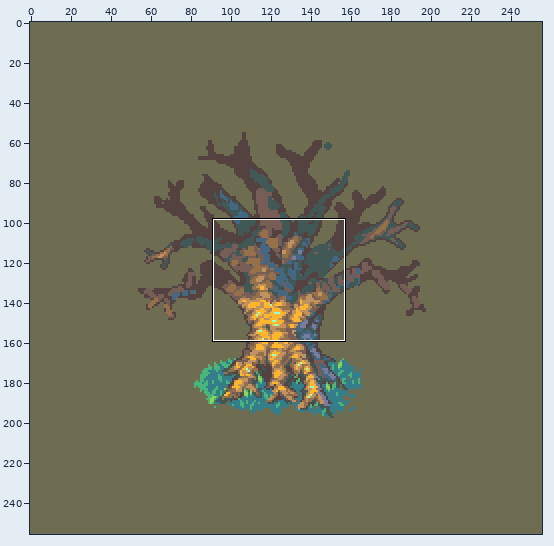
Two versions of one sprite sheet, images/experimental/rpg/tree-trunk.png. Above, an overview of the earlier version with the close-up marked.
Close-up. Old version:
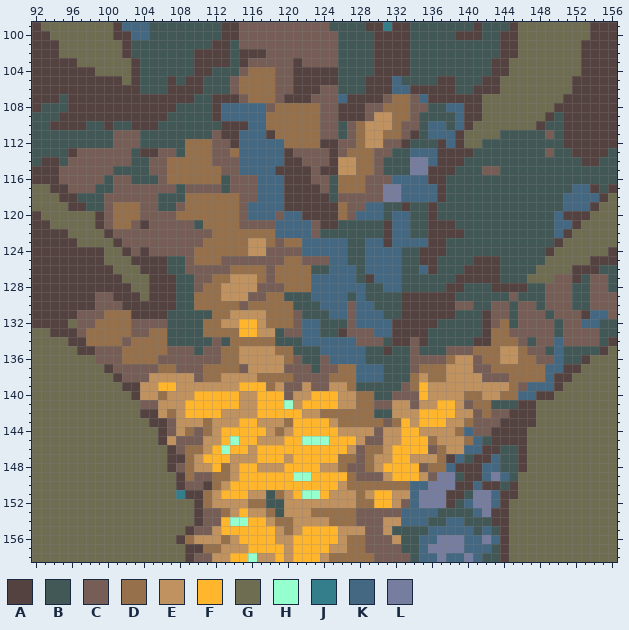
The file is 256x256 pixels. Shown: x 92..156, y 99..158.
Palette (. is transparent): A #544241  B #425857  C #765d56  D #96704a  E #c0925f  F #ffb62d  G #6f6d51  H #95ffcd  J #347e8c  K #446782  L #777d9f
Pixels before (only the part around the change), first column x 92:
 99 AGGGGGGGGAKKKBBBBBBBBAACCCCCCCCCCBBBBAAJAABBBBBBBABBBAGGGGGGGGAAA
100 AAGGGGGGGAAKKBBBBBBBBAACCCCCCCCCCCBBBBAAAABBBBBAAABBAAGGGGGGGGAAA
101 AAAGGGGGGGABBBBBBBBBAABCCCCCCCCCCCBBBBAAAABBBBBBBBBBAAGGGGGGGAAAA
102 AAAGGGGGGGABBBBBBBAAAABAAACCCCCCCCBBBBAAAABBBBBBBBBBAAGGGGGGGAAAA
103 AAAAAGGGGGGABBBBBBAAAABACCCCCACCCCBBBBAAAABBBBBBBBBAAGGGGGGGGAAAA
104 AAAAAAAGGGGABBBBBBAABBBCDDDCCAAAAABBBBAAAABBBBBBBBBAAGGGGGGGGAAAA
105 AAAAAAAAAAGABBBABAABBBCDDDDCCAAAAABBBAAAKBBBBAABBBAAGGGGGGGGAAAAA
106 AAAAAAAAAAAABBBAAAABBBCDDDDCCAAACCBBBAAAKKAAAAABBAAAGGGGGGGGAAAAA
107 AAABAAAAAAAAAAAAAABBAAACDDDCAAACCCKAAAACDDCKAAAAAAGGGGGGGGGAAAAAA
108 ABBBAAAAAAAAAAAABBBBAKKKKKCDDDDDCCAAACCDDDCCBBKKAAGGGGGGGGAAAAAAA
109 BBBAAAAAAAAAAAABBBBBAKKKKKDDDDDDCCAAACEEDDCBBBBKAAGGGGGGGABAAAAAA
110 BBAAAABBABBAAABBBBBBBAAAKKDDDDDDCCBCDEEEDCCBKKBKAGGGGGGGABBAAAAAA
111 BBBBBBBBBCCCBBBBBBBBCAAKKKADDDDDCCBCDEEDDCABKKKAGGGGBBBBBCBAAAAAA
112 BBBBBBBBBCCCBBBBBDDDCCAKKKKKDDDDAACCDEECCABBBAKAGGBBBBBBBBBAAAAAA
113 BBBBACCCCCCBAACCBDDDCCDKKKKKACCCCACDDDCCBBKKKAAAABBBBBBBBCBBAAAAB
114 BAABCCCCCCCBBCCDDDDDCCCKKKKKAACCCAEEDDCBBBLLKAAABBBBBBBBBBBBBAABB
115 AAACCCCCCBBBBCCDDDDDDCCKKKKAAAACAAEEDDCBBBLLAAABBBCCBBBBBBBBBBBBB
116 AAACCCCCBCCBBBCDDDDDDBCCCKKKAAACCBDDDCCCKKKKAABBBBBBBBBBBBBBBBBBB
117 GGAACCCBBCCCCCCCBCCCCBCCCKKKAAAACBDDDCCLLKKKKABBBBBBBBBBBBBBKKABA
118 GGGAABBBCCCCCCBBBDDDDDDCCKKKAAAAABCCCCCLLKKKKABBBBBBBBBBBBBKKKKAG
119 GGGGAABBCDDDCCBBCDDDDDDCKKKKAAAAAADCCKKBBABBABBBBBBBBBBBBBBKKKAGG
120 AGGGGGGACDDDCCCCDDDDDDDCKKKCKKAAAADCKKKBKKBBABBBBBBBBBBBBBKAAAGGG
121 AAGGGGGACDDCACCCCCBDDDDCCCCKKKKCAABBBBBAKKBBAAABBBBBBBBBBBKKAGGGG
122 AAAAGGGGACCCCCCCCCCCDDDDDDDKKKKCBBBBBBBAKKBBAAAABBBBBBBBBBKAGGGGG
123 AAAAAGGGGACCCCCCCCCDDDDDEEDCDDKKKKKBBKKAKKKKAABBBBBBBBBBBBAGGGGGG
124 AAAAAAAAGGACACCCCCDDDDDDEECCCCKKKKKBBKKKKBBAAABBBBBBBBBBBAGGGGGGA
125 AAAAAAAAGGGAAAABBCDDDCCCCCCCDDCCCKKBBKKKKBBAABBBBAAABBBBBGGGGGAAA
126 AAAAAAAAAGGGAAABBCCCCCDDDDCDDDDBBKKKBKKKKBBKABBBAAAABBBBGGGGAAABB
127 AAAAAAAAAAGGGAAABBCCDDEEEDCDDDDKKKKKBAKKKBBBBBBAAAAABBBGGGCCABCCB
128 AAAAAAAAAAAGGAAABBCDDEEEECCCDDDKKKKKKBBKKBBBBBAABBBAAAABBCCCBBCCB
129 AAAAAAACCAAAGAAABBDDDEEECCDDBBBKKKKBKBBBBAAAAAABBBBBBCBBBCCCBBCCC
130 AAAAAAACCCAAAAAABBDDDDDCDDDDDBBBKKKCKKBBBAAAAAACCBBCCBCCBCCCBBCCC
131 AAAAACCCDDDAAAABBBBBDDEEEEDDDCBBBKKCKKKBBAAAAAABBBACCBCCCBCCCAKKC
132 AAAAGCCDDDDCCCCBBBBDDEEFFEDDDCKKBBBCKKKKAAAAABBBBBACDBCCCCBCCKKBB
133 GGAAACDDDDDCCDDBBBBDDDDFFEEBCCKKBBACCCKKAAAABBBBBBADDCCCCCBCCCCBB
134 GGGGAADDDDCDDDDBBBBBCBDDDDDBBBKKKKKKCCCBAACABBBBBAADDDCBCCKCCCCBA
135 GGGGGAACCCDDDDDCCCBCCDDEEEEDDBBBKKKKKBBABBCBBBCCCDDDEEDCCBKBBBBAG
136 GGGGGGGCCCDDDDCCCCCCCDDEEEEEDCBBCKKKKBBBBBCCCCDEECDDEEDDCCKBBAGGG
137 GGGGGGGGACCCCCDDCCCDDDDCEEEECCCBCCDDKKKBBBCDDDEEECCDDDDDDKKAAGGGG
138 GGGGGGGGGACCCEEEEECDDEEEEDDDDCCCCDDDKKKBBBDEDDEEEECCCDDDDKAAGGGGG
139 GGGGGGGGGGAAEEFFEEEEEEEFFFDECCECCEEDBBBBBCDFEEEEEEEEEDCKKKAGGGGGG
140 GGGGGGGGGGGAEEDEEEFFFFFEEFFFCEEFFFEEDDBBCCCFEEEEDDEEDDKKAAGGGGGGG
141 GGGGGGGGGGGGCCEEEFFFFFFEEFFFHEFFFFEEDDCCEECEEFFECDDBBBAAGGGGGGGGG
142 GGGGGGGGGGGGAAEDEFFFFEEEEFFFFFEEDDDDDDBBEEEFFFFEECDCCAAAGGGGGGGGG
143 GGGGGGGGGGGGGAACEEEDEEEFFEEEDFFFFEDDDDDCDFEFFFEEDCCCAAAAGGGGGGGGG
144 GGGGGGGGGGGGGGACEDCDEFFFFFEDEFFFFFEEEECEEFFEEEEDKCCAAAAGGGGGGGGGG
145 GGGGGGGGGGGGGGAECCCEEFHFFEEEFFHHHFFFECCEEFFFDEEEDKBAAAAGGGGGGGGGG
146 GGGGGGGGGGGGGGGACDDEFHFFEFFFFFFFFFFECDDEFFFFCDEEKKAABBAGGGGGGGGGG
147 GGGGGGGGGGGGGGGAADEFFFEEEFFFEFFFFFDDCDEEFFEEEDAKBAAKBBAGGGGGGGGGG
148 GGGGGGGGGGGGGGGACDEEFDEFFEEEFFFFEEDCCDEFFFFCDDKAAAKKBBAGGGGGGGGGG
149 GGGGGGGGGGGGGGGGADCCDDEFFFFFFHHFFFFDCCCEFFFECLLBAAKLKBGGGGGGGGGGG
150 GGGGGGGGGGGGGGGGACCADEFFFFFFFFFFFFEDDDDDDDKKLLLAAKAABAGGGGGGGGGGG
151 GGGGGGGGGGGGGGGGJAADEFFFEEBDEFHHFEEEDEFFEEKLLLAABLLKAAGGGGGGGGGGG
152 GGGGGGGGGGGGGGGGGGADEEEEDDBBEEEEEEEEDDFFECKLLLABKLLKAGGGGGGGGGGGG
153 GGGGGGGGGGGGGGGGGGACCDEFEEDBEEEDDDDDCCCCCKKKKBBBBKLAAGGGGGGGGGGGG
154 GGGGGGGGGGGGGGGGGGACCFHHFFEDDEEEEDDDCCCEEKKKBBKKBBBAAGGGGGGGGGGGG
155 GGGGGGGGGGGGGGGGGACCEFFFFFFEDEFFFFEEECCEBBBBKKKKKBKBAGGGGGGGGGGGG
156 GGGGGGGGGGGGGGGGADEEEDEFFFFEEFFFFFEDDCCCEBBKKLLLKKLKAGGGGGGGGGGGG
Now the later version:
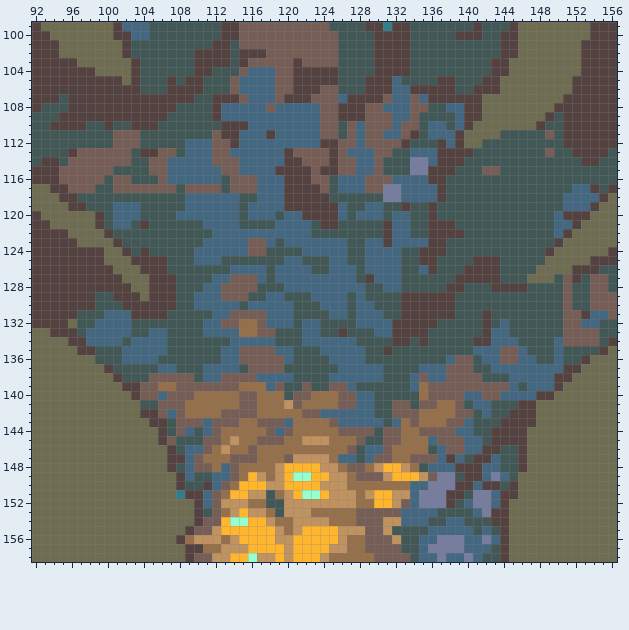
From the commit log: Tweaked shading on rpg tree trunk, and made big detritus rocks better match cliff rocks.
Difference:
Changed rows in their new state; - is an unchanged pixel.
first column x 97:
104 -------------------KKK--------------------------------
105 ------------------KKKK--------------------------------
106 ------------------KKKK--------------------------------
107 -------------------KKK-------------KK-----------------
108 ----------------------KKKKK-------KKK-----------------
109 ---------------------KKKKKK------CCKK-----------------
110 ---------------------KKKKKK----KCCCK------------------
111 ----------------------KKKKK----KCCKK------------------
112 ------------KKK--------KKKK----KCC--------------------
113 ------------KKK--K------------KKK---------------------
114 ----------KKKKK--------------CCKK---------------------
115 ----------KKKKKK-------------CCKK---------------------
116 ----------KKKKKK-------------KKK----------------------
117 -----------------------------KKK----------------------
118 ---BBBBBB---KKKKKKBB---------BBBBB--------------------
119 ---BKKKBB--BKKKKKKB----------KBB----------------------
120 ---BKKKBBBBKKKKKKKB---B------KB-----------------------
121 ---BKKB-BBBBB-KKKKBBBB----B---------------------------
122 ----BBBBBBBBBBBKKKKKKK----B---------------------------
123 -----BBBBBBBBBKKKKKCCKBKK-----------------------------
124 ------B-BBBBBKKKKKKCCBBBB-----------------------------
125 ------------BKKKBBBBBBBKKBBB--------------------------
126 ------------BBBBBKKKKBKKKK----------------------------
127 -------------BBKKCCCKBKKKK---------------------------B
128 -------------BKKCCCCBBBKKK--------------------------BB
129 --BB---------KKKCCCBBKK-------------------------B---BB
130 --BBB--------KKKKKBKKKKK------B-----------BB--BB-BB-BB
131 BBBKKK---------KKCCCCKKKB-----B---------------BB-BBB-B
132 BBKKKKBBBB----KKCCDDCKKKB-----B---------------BK-BBBB-
133 BKKKKKBBKK----KKKKDDCC-BB-----BBB-------------KKBBBBB-
134 -KKKKBKKKK-----B-KKKKK---------BBB---B--------KKKB-BB-
135 --BBBKKKKKBBB-BBKKCCCCKK-------------B---BBBKKKCCKBB--
136 --BBBKKKKBBBBBBBKKCCCCCKB--B---------BBBBKCCBKKCCKKBB-
137 ----BBBBBKKBBBKKKKBCCCCBBB-BBKK------BKKKCCCBBKKKKKK--
138 -----BBBCCCCCBKKCCCCKKKKBBBBKKK------KCKKCCCCBBBKKKK--
139 -------CCDDCCCCCCCDDDKCBBCBBCCK-----BKDCCCCCCCCCKB----
140 -------CCKCCCDDDDDCCDDDBCCDDDCCKK--BBBDCCCCKKCCKK-----
141 -------BBCCCDDDDDDCCDDDECDDDDCCKKBBCCBCCDDCBKK--------
142 ---------CKCDDDDCCCCDDDDDCCKKKKKK--CCCDDDDCCBKBB------
143 ----------BCCCKCCCDDCCCKDDDDCKKKKKBKDCDDDCCKBBB-------
144 ----------BCKBKCDDDDDCKCDDDDDCCCCBCCDDCCCCK-BB--------
145 ----------CBBBCCDEDDCCCDDEEEDDDCBBCCDDDKCCCK----------
146 -----------BKKCDEDDCDDDDDDDDDDCBKKCDDDDBKCC-----------
147 ------------KCDDDCCCDDDCEEEEDKKBKCCDDCCCK-------------
148 -----------BKCCDKCDDDD--------------EDBKK-------------
149 ------------KBBKKCD-EDE-----EE------------------------
150 ------------BB-KCD---EE----EE-------------------------
151 --------------KCD-------------------------------------
152 --------------KC--------------------------------------
153 --------------B---------------------------------------
Where, in picture pixels (left, top, right, bottom), the same in both close-ups:
changed: (77, 67, 563, 517)
